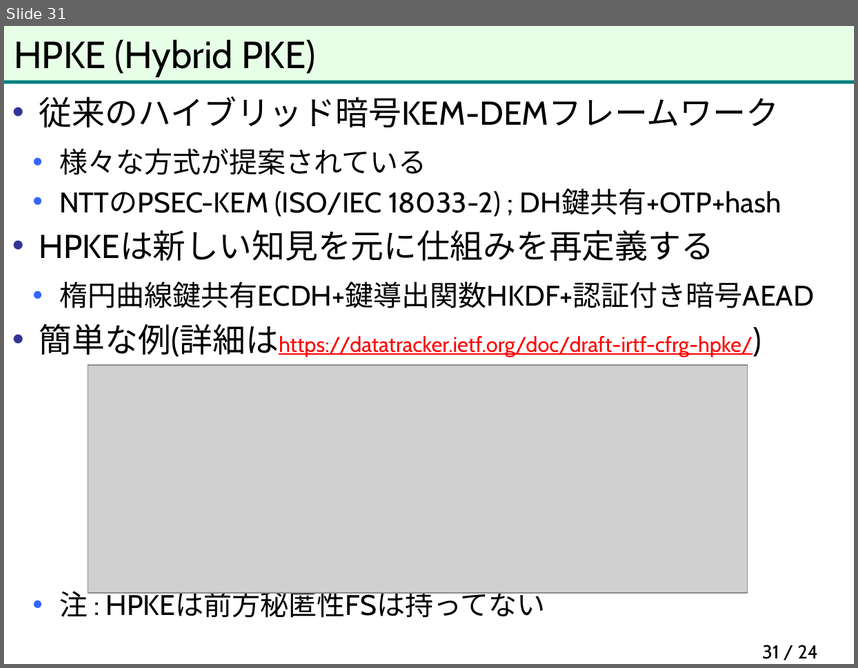
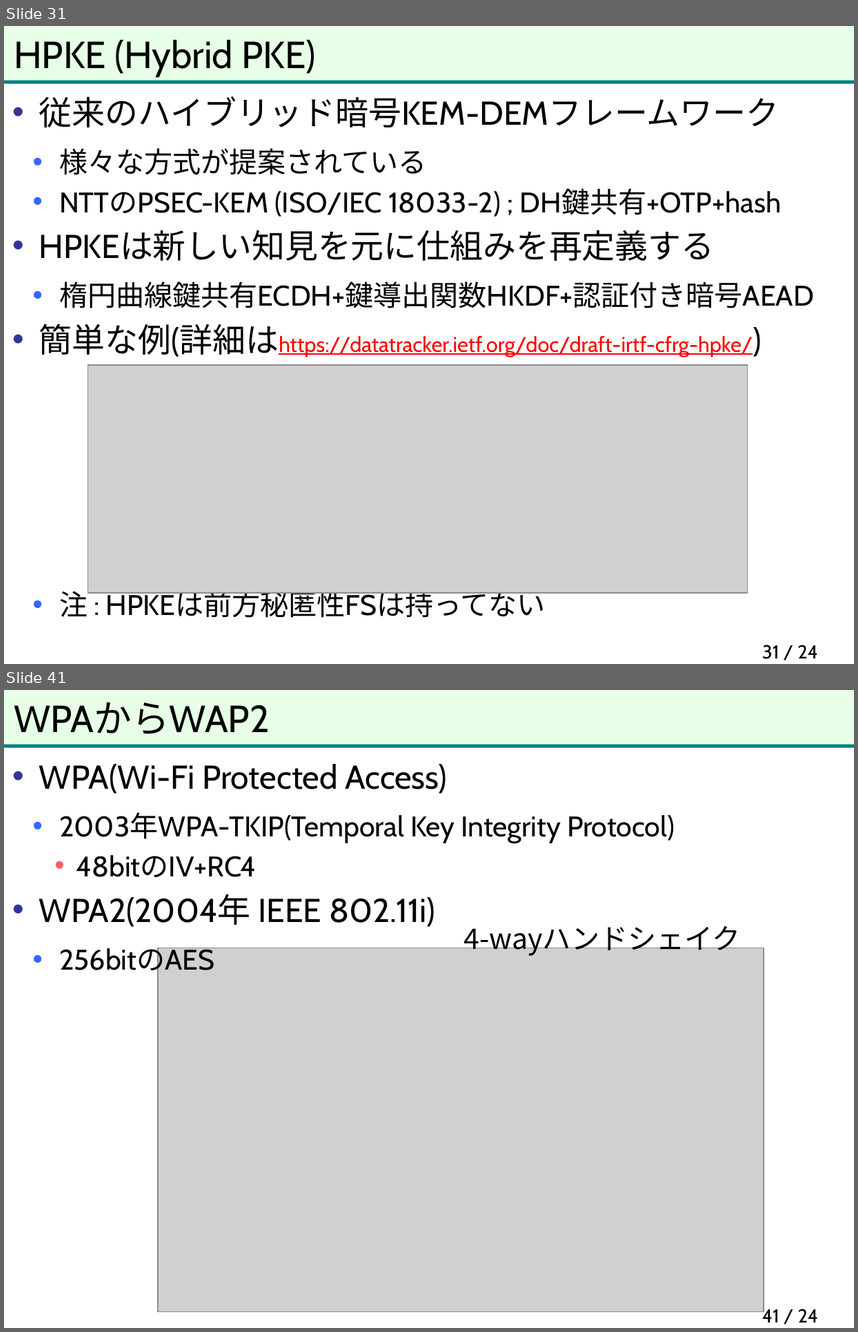
Before and after one commit to herumi/anninbon, a slide deck: lec/anninbon9.pptx. Shown one above the other, each under a label of ours: slide 31 before the commit, slides 31 and 41 after it; the slides between them are not shown. The pictures are 858x668 and 858x1332 pixels, drawn with LibreOffice and Linux fonts; fonts in the diff are those of the drawing; grey boxes stand for pictures; background and template pictures are left out. Boxes give left, top, right and bottom in pixels: in the first picture for what was removed or moved away, otherwise in the second. Text is boxed around its words. In the diff, an @@ line names an element or a change of style, - is before the commit and + after.

```diff
--- a/lec/anninbon9.pptx
+++ b/lec/anninbon9.pptx
@@ slide 41 added at [4,690,854,1328], background #FFFFFF; not listed: 2 template elements that a slide beside it also shows @@
@@ title added at [14,702,270,734], 32 pt, text #000000 @@
+WPAからWAP2
@@ text added at [39,764,675,976], 24 pt, text #000000 @@
+• WPA(Wi-Fi Protected Access)
+  • 2003年WPA-TKIP(Temporal Key Integrity Protocol)
+    • 48bitのIV+RC4
+• WPA2(2004年 IEEE 802.11i)
+  • 256bitのAES
@@ text added at [464,926,741,956], 24 pt, text #000000 @@
+4-wayハンドシェイク
@@ picture added at [158,947,764,1312] @@
@@ page number added at [762,1306,819,1322], 16 pt, text #000000 @@
+41 / 24
```
Also in this commit, not shown: 12 other slides added.
